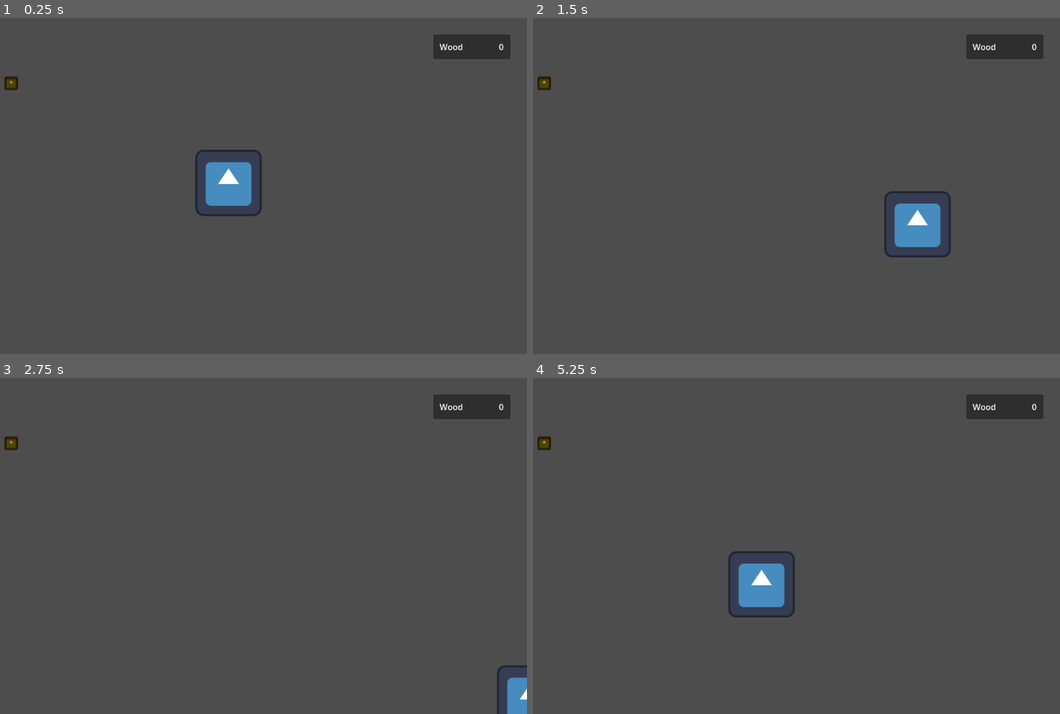
Above: before the commit, frames 1-4 (two rows, left to right).
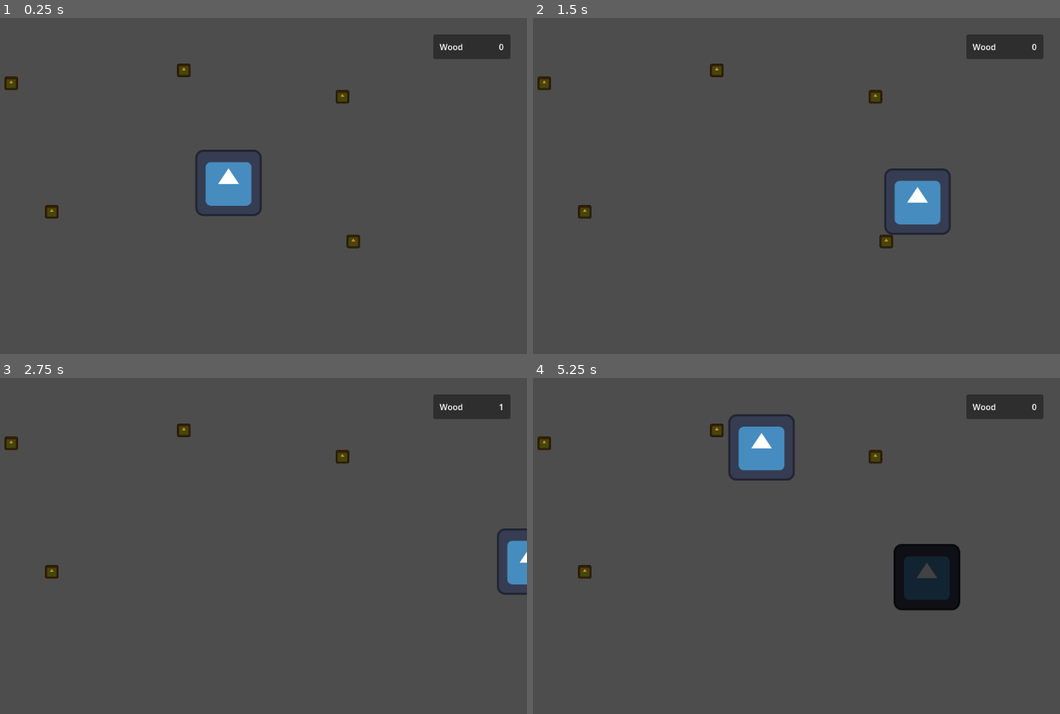
Above: after the commit, the same moments.

Repository: specialOne16/Godot-Wild-Jam-87
Game: Godot game, scene res://world/_test_scenes/test_craft.tscn
The game is run twice, just before and just after one commit, with the same random seed, the same clock (stepped at 60 frames per second) and the same inputs. This scene is started directly instead of the project's main scene. The engine's default icon, where the game draws it, is replaced by a stand-in: a white triangle on a blue panel in a dark square.
Inputs (mouse positions are in pixels of both pictures, inside the frame that each line leads up to):
- Up to frame 1 (0.25 s): no input
- Up to frame 2 (1.5 s): tap Enter at 0.5 s; move the mouse to (891, 169) at 0.52 s; hold Right (right) 0.53-1.28 s; tap Q (build_wall, bound only after the commit) at 0.6 s; click (891, 169) at 0.8 s; move the mouse to (638, 202) at 1.27 s; hold Down (down) from 1.28 s (still down); click (638, 202) at 1.35 s
- Up to frame 3 (2.75 s): tap Q (build_wall, bound only after the commit) at 1.55 s; move the mouse to (289, 472) at 2.02 s; release Down (down) at 2.03 s; hold Right (right) from 2.03 s (still down); tap Space (attack) at 2.1 s; click (289, 472) at 2.3 s
- Up to frame 4 (5.25 s): move the mouse to (727, 613) at 2.77 s; release Right (right) at 2.78 s; hold Up (up) 2.78-3.53 s; tap Q (build_wall, bound only after the commit) at 2.85, 4.35 s; move the mouse to (938, 596) at 3.52 s; hold Left (left) 3.53-5.03 s; click (938, 596) at 3.6 s; move the mouse to (580, 495) at 4.27 s; move the mouse to (791, 546) at 5.02 s; hold Down (down) from 5.03 s (still down); click (791, 546) at 5.1 s

The runs differ from the first frame. In frame 1, 0.4% of the frame differs, in the area x 8-69%, y 13-69%; in frame 2, 2.0%; in frame 3, 1.5%; in frame 4, 5.6%, in the area x 8-82%, y 10-72%.

Commit message:
basic crafting

Diff:
--- a/entities/player/player.tscn
+++ b/entities/player/player.tscn
@@ -8,7 +8,7 @@
 size = Vector2(128, 128)
 
 [node name="Player" type="CharacterBody2D"]
-collision_mask = 0
+collision_mask = 12
 script = ExtResource("1_abrql")
 
 [node name="Icon" type="Sprite2D" parent="."]
--- a/globals/resource_manager.gd
+++ b/globals/resource_manager.gd
@@ -4,6 +4,10 @@
 
 var current_wood: int = 0
 
-func gain_wood():
-	current_wood += 1
+func gain_wood(amount: int = 1):
+	current_wood += amount
 	wood_changed.emit(current_wood)
+
+func spend_wood(amount: int):
+	current_wood -= amount
+	wood_changed.emit(current_wood)
--- a/project.godot
+++ b/project.godot
@@ -50,12 +50,23 @@
 "events": [Object(InputEventKey,"resource_local_to_scene":false,"resource_name":"","device":-1,"window_id":0,"alt_press …(191 unchanged characters)…
 ]
 }
+build_wall={
+"deadzone": 0.2,
+"events": [Object(InputEventKey,"resource_local_to_scene":false,"resource_name":"","device":-1,"window_id":0,"alt_pressed":false,"shift_pressed":false,"ctrl_pressed":false,"meta_pressed":false,"pressed":false,"keycode":0,"physical_keycode":81,"key_label":0,"unicode":113,"location":0,"echo":false,"script":null)
+]
+}
+confirm_build={
+"deadzone": 0.2,
+"events": [Object(InputEventMouseButton,"resource_local_to_scene":false,"resource_name":"","device":-1,"window_id":0,"alt_pressed":false,"shift_pressed":false,"ctrl_pressed":false,"meta_pressed":false,"button_mask":1,"position":Vector2(754, 51),"global_position":Vector2(773, 147),"factor":1.0,"button_index":1,"canceled":false,"pressed":true,"double_click":false,"script":null)
+]
+}
 
 [layer_names]
 
 2d_physics/layer_1="Player"
 2d_physics/layer_2="Enemy"
 2d_physics/layer_3="Resource"
+2d_physics/layer_4="Building"
 
 [rendering]
 
--- a/world/_test_scenes/test_craft.tscn
+++ b/world/_test_scenes/test_craft.tscn
@@ -1,16 +1,31 @@
-[gd_scene load_steps=4 format=3 uid="uid://57eyrc8g8h6g"]
+[gd_scene load_steps=5 format=3 uid="uid://57eyrc8g8h6g"]
 
 [ext_resource type="PackedScene" uid="uid://cqfsvslvri855" path="res://world/resources/tree/tree.tscn" id="1_pn46v"]
 [ext_resource type="PackedScene" uid="uid://dnrx1cp8p8huy" path="res://entities/player/player.tscn" id="2_id5sv"]
 [ext_resource type="PackedScene" uid="uid://du0ivfuf4ixnq" path="res://world/resources/resource_gui.tscn" id="3_id5sv"]
+[ext_resource type="PackedScene" uid="uid://c3aa1scxrd44c" path="res://world/building/builder.tscn" id="3_tjtri"]
 
 [node name="TestCraft" type="Node2D"]
 
 [node name="Tree" parent="." instance=ExtResource("1_pn46v")]
 position = Vector2(160, 126)
 
+[node name="Tree2" parent="." instance=ExtResource("1_pn46v")]
+position = Vector2(492, 101)
+
+[node name="Tree3" parent="." instance=ExtResource("1_pn46v")]
+position = Vector2(238, 374)
+
+[node name="Tree4" parent="." instance=ExtResource("1_pn46v")]
+position = Vector2(797, 152)
+
+[node name="Tree5" parent="." instance=ExtResource("1_pn46v")]
+position = Vector2(818, 431)
+
 [node name="Player" parent="." instance=ExtResource("2_id5sv")]
 position = Vector2(578, 318)
+
+[node name="Builder" parent="." instance=ExtResource("3_tjtri")]
 
 [node name="CanvasLayer" type="CanvasLayer" parent="."]
 
--- /dev/null
+++ b/world/building/builder.gd
@@ -0,0 +1,27 @@
+extends Node2D
+class_name Builder
+
+const WALL = preload("uid://bg64ogjemrh2m")
+
+@onready var wall_shadow: Sprite2D = $WallShadow
+
+var active_shadow: Node2D
+
+func _process(_delta: float) -> void:
+	if Input.is_action_just_pressed("build_wall") and ResourceManager.current_wood >= Wall.wood_cost:
+		active_shadow = wall_shadow
+		active_shadow.visible = true
+
+	if active_shadow:
+		var mouse = get_local_mouse_position()
+		active_shadow.position = (mouse / Wall.size).round() * Wall.size
+
+		if Input.is_action_just_pressed("confirm_build"):
+			ResourceManager.spend_wood(Wall.wood_cost)
+
+			var wall: Wall = WALL.instantiate()
+			wall.position = active_shadow.position
+			add_child(wall)
+
+			active_shadow.visible = false
+			active_shadow = null
--- /dev/null
+++ b/world/building/builder.tscn
@@ -0,0 +1,12 @@
+[gd_scene load_steps=3 format=3 uid="uid://c3aa1scxrd44c"]
+
+[ext_resource type="Script" uid="uid://dk2sp08j2wms0" path="res://world/building/builder.gd" id="1_83rsp"]
+[ext_resource type="Texture2D" uid="uid://dwcew2co30q1l" path="res://icon.svg" id="2_lnbo3"]
+
+[node name="Builder" type="Node2D"]
+script = ExtResource("1_83rsp")
+
+[node name="WallShadow" type="Sprite2D" parent="."]
+visible = false
+modulate = Color(0.25882354, 0.25882354, 0.25882354, 0.5019608)
+texture = ExtResource("2_lnbo3")
--- /dev/null
+++ b/world/building/wall/wall.gd
@@ -0,0 +1,5 @@
+extends Node2D
+class_name Wall
+
+const wood_cost = 1
+const size = Vector2.ONE * 128
--- /dev/null
+++ b/world/building/wall/wall.tscn
@@ -0,0 +1,19 @@
+[gd_scene load_steps=4 format=3 uid="uid://bg64ogjemrh2m"]
+
+[ext_resource type="Script" uid="uid://bbtdf2ks4xh3g" path="res://world/building/wall/wall.gd" id="1_phoxf"]
+[ext_resource type="Texture2D" uid="uid://dwcew2co30q1l" path="res://icon.svg" id="2_66by4"]
+
+[sub_resource type="RectangleShape2D" id="RectangleShape2D_tlq08"]
+size = Vector2(128, 128)
+
+[node name="Wall" type="StaticBody2D"]
+collision_layer = 8
+collision_mask = 0
+script = ExtResource("1_phoxf")
+
+[node name="Sprite2D" type="Sprite2D" parent="."]
+modulate = Color(0.2574758, 0.25747576, 0.25747573, 1)
+texture = ExtResource("2_66by4")
+
+[node name="CollisionShape2D" type="CollisionShape2D" parent="."]
+shape = SubResource("RectangleShape2D_tlq08")
Not shown, added: world/building/builder.gd.uid
Not shown, added: world/building/wall/wall.gd.uid
